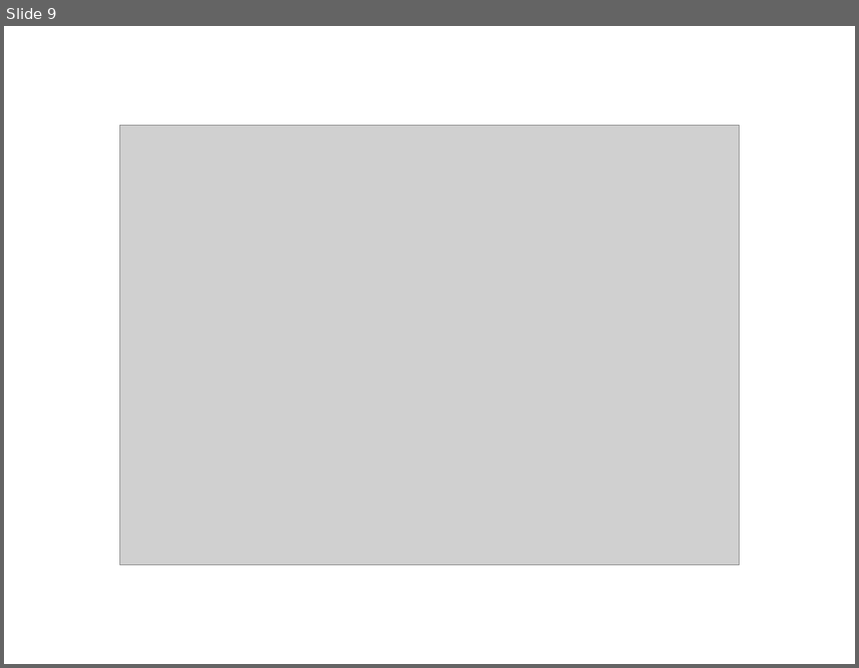
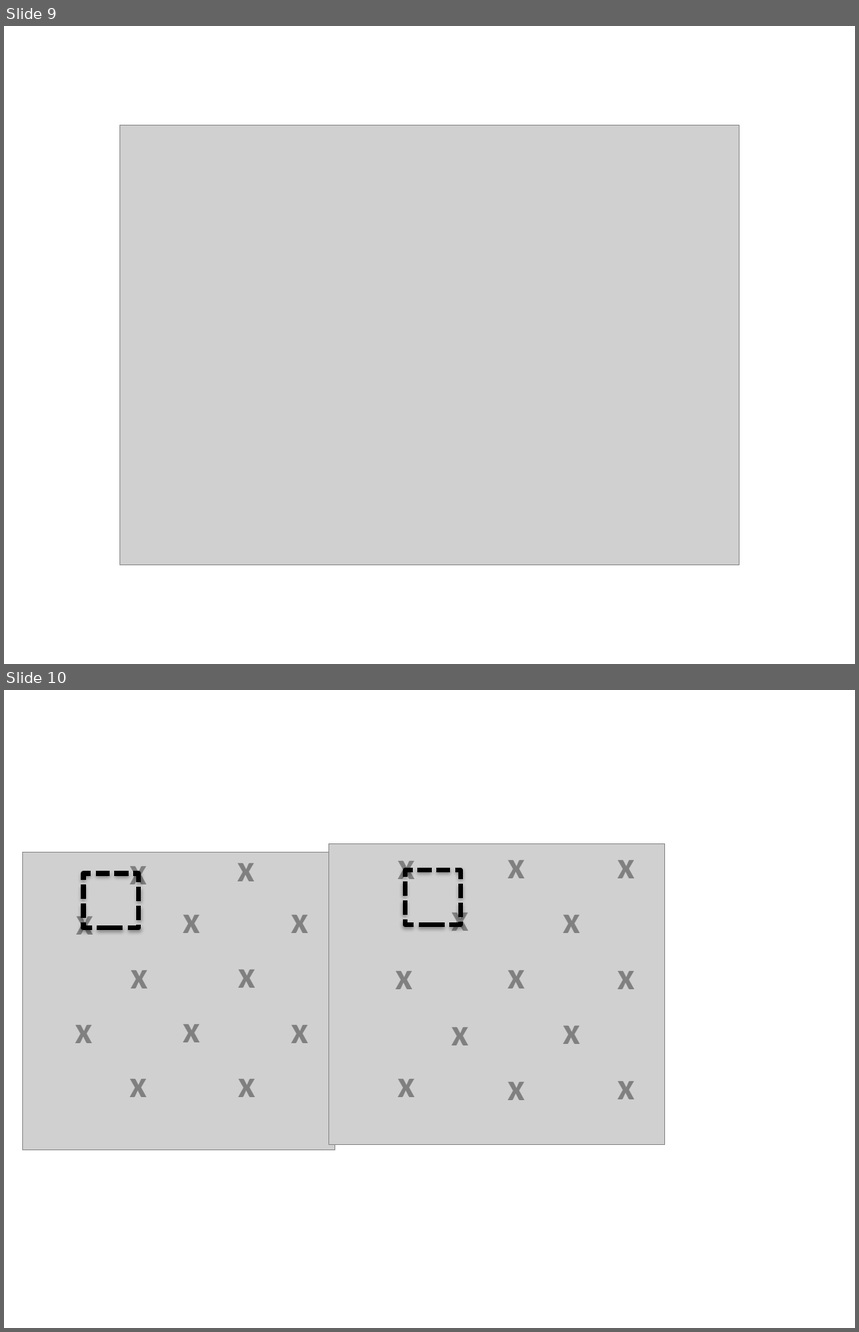
Before and after one commit to skw32/transfer_report, a slide deck: figures.pptx. Shown one above the other, each under a label of ours: slide 9 before the commit, slides 9 and 10 after it. The pictures are 859x668 and 859x1332 pixels, drawn with LibreOffice and Linux fonts; fonts in the diff are those of the drawing; grey boxes stand for pictures. Boxes give left, top, right and bottom in pixels: in the first picture for what was removed or moved away, otherwise in the second. Text is boxed around its words. In the diff, an @@ line names an element or a change of style, - is before the commit and + after.

```diff
--- a/figures.pptx
+++ b/figures.pptx
@@ slide 10 added at (x1=4, y1=690, x2=855, y2=1328), background #FFFFFF @@
@@ picture added at (x1=329, y1=844, x2=665, y2=1145) @@
@@ picture added at (x1=23, y1=852, x2=335, y2=1150) @@
@@ text added at (x1=129, y1=866, x2=147, y2=894), 32 pt, text #808080, bold @@
+x
@@ text added at (x1=237, y1=850, x2=255, y2=882), 32 pt, text #808080, bold @@
+x
@@ text added at (x1=398, y1=861, x2=415, y2=888), 32 pt, text #808080, bold @@
+x
@@ rectangle added at (x1=405, y1=870, x2=460, y2=925), outline #000000 4 pt dashed @@
@@ text added at (x1=508, y1=860, x2=525, y2=878), 32 pt, text #808080, bold @@
+x
@@ text added at (x1=617, y1=860, x2=635, y2=878), 32 pt, text #808080, bold @@
+x
@@ rectangle added at (x1=83, y1=874, x2=139, y2=929), outline #000000 4 pt dashed @@
@@ text added at (x1=76, y1=904, x2=94, y2=935), 32 pt, text #808080, bold @@
+x
@@ text added at (x1=183, y1=915, x2=200, y2=933), 32 pt, text #808080, bold @@
+x
@@ text added at (x1=291, y1=915, x2=309, y2=933), 32 pt, text #808080, bold @@
+x
@@ text added at (x1=452, y1=903, x2=469, y2=931), 32 pt, text #808080, bold @@
+x
@@ text added at (x1=563, y1=915, x2=580, y2=933), 32 pt, text #808080, bold @@
+x
@@ text added at (x1=130, y1=970, x2=148, y2=989), 32 pt, text #808080, bold @@
+x
@@ text added at (x1=238, y1=970, x2=256, y2=988), 32 pt, text #808080, bold @@
+x
@@ text added at (x1=395, y1=971, x2=413, y2=989), 32 pt, text #808080, bold @@
+x
@@ text added at (x1=508, y1=970, x2=525, y2=989), 32 pt, text #808080, bold @@
+x
@@ text added at (x1=617, y1=971, x2=635, y2=989), 32 pt, text #808080, bold @@
+x
@@ text added at (x1=75, y1=1025, x2=92, y2=1043), 32 pt, text #808080, bold @@
+x
@@ text added at (x1=183, y1=1024, x2=200, y2=1043), 32 pt, text #808080, bold @@
+x
@@ text added at (x1=291, y1=1025, x2=309, y2=1043), 32 pt, text #808080, bold @@
+x
@@ text added at (x1=452, y1=1027, x2=469, y2=1046), 32 pt, text #808080, bold @@
+x
@@ text added at (x1=563, y1=1026, x2=580, y2=1044), 32 pt, text #808080, bold @@
+x
@@ text added at (x1=129, y1=1079, x2=147, y2=1097), 32 pt, text #808080, bold @@
+x
@@ text added at (x1=238, y1=1079, x2=256, y2=1097), 32 pt, text #808080, bold @@
+x
@@ text added at (x1=398, y1=1079, x2=415, y2=1097), 32 pt, text #808080, bold @@
+x
@@ text added at (x1=508, y1=1082, x2=525, y2=1100), 32 pt, text #808080, bold @@
+x
@@ text added at (x1=617, y1=1081, x2=635, y2=1100), 32 pt, text #808080, bold @@
+x
```
Also in this commit, not shown: 8 other files.
